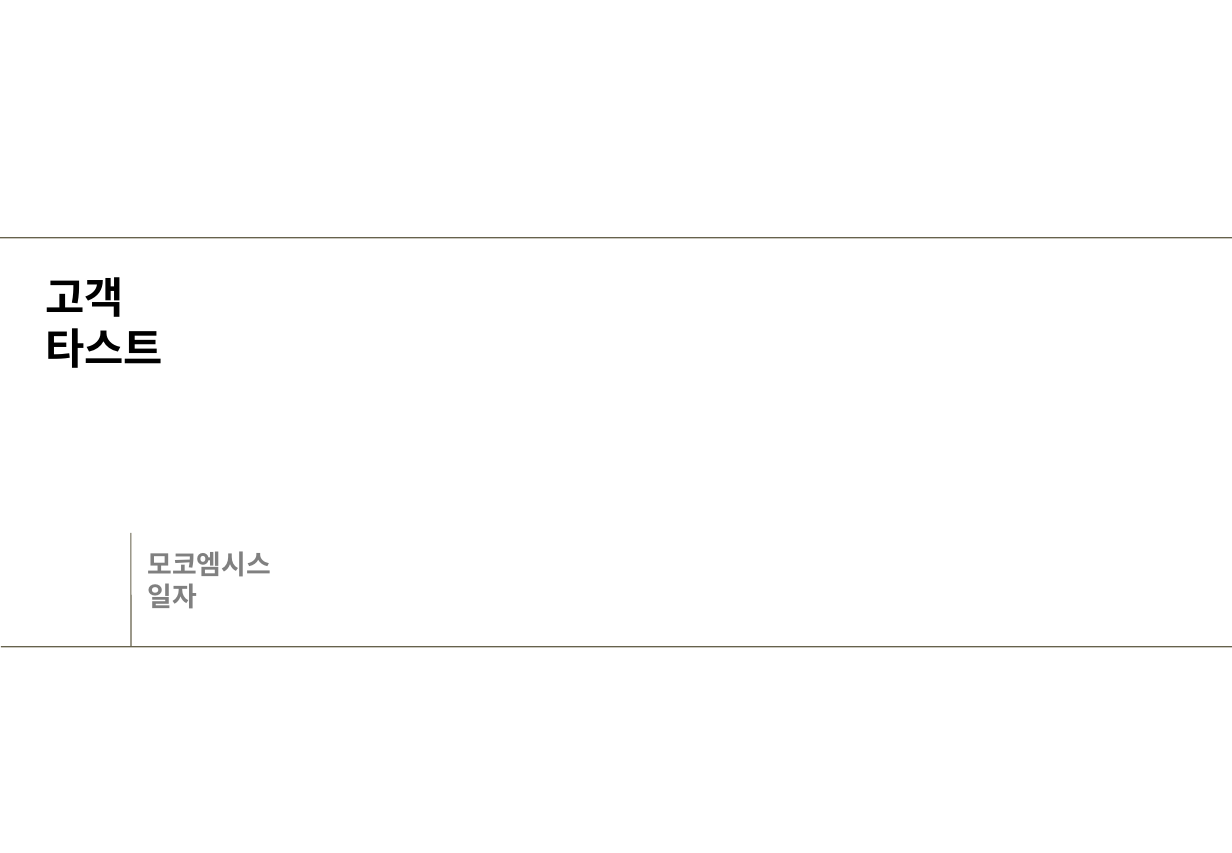
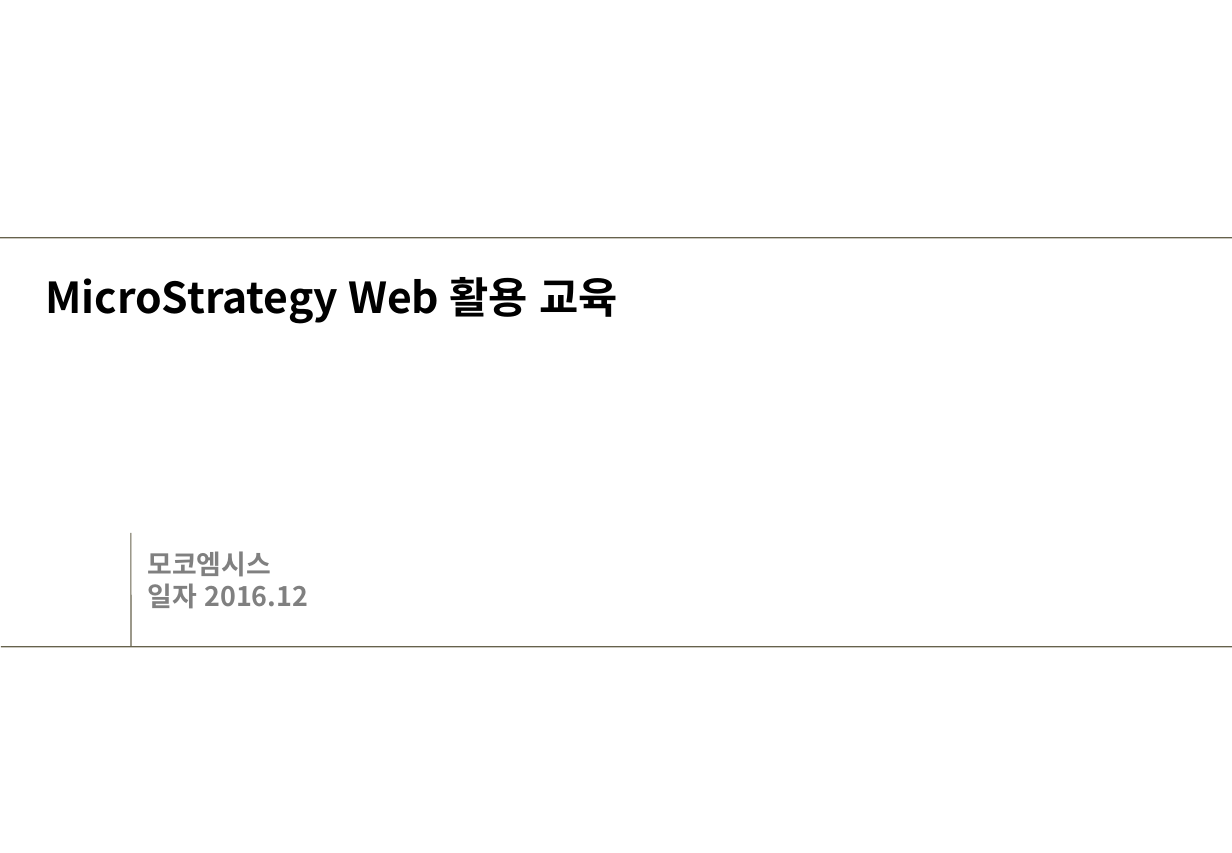
Before and after one commit to iused5/document, a slide deck: slide 1 of MSTR 웹교육/MSTR-웹.pptx. Drawn at 1232x853 pixels with LibreOffice and Linux fonts; fonts in the diff are those of the drawing; background and template pictures are left out. Boxes give left, top, right and bottom in pixels: in the first picture for what was removed or moved away, otherwise in the second. Text is boxed around its words. In the diff, an @@ line names an element or a change of style, - is before the commit and + after.

```diff
--- a/MSTR 웹교육/MSTR-웹.pptx
+++ b/MSTR 웹교육/MSTR-웹.pptx
@@ title at (45, 277, 619, 324): text changed @@
-고객
-타스트
+MicroStrategy Web 활용 교육
@@ subtitle at (147, 583, 308, 609): text changed @@
-일자
+일자 2016.12
```
Also in this commit, not shown: 9 slides added, 1 slide removed.
